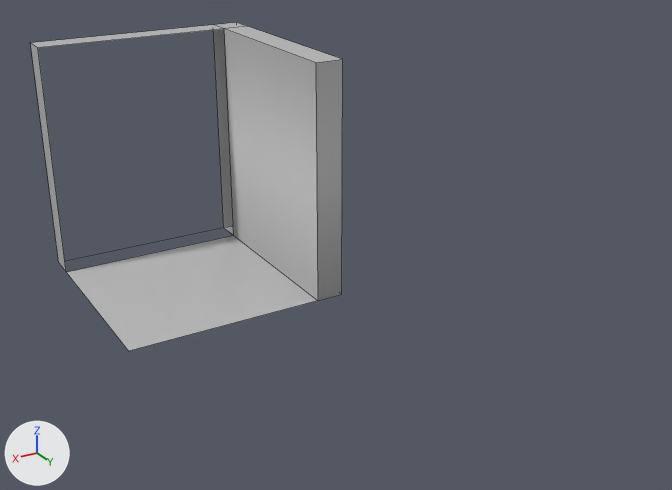
The FBX model GhostMunch/Assets/Meshes/Modular_Building/SM_Building_Wall_Corner_90_000.fbx as it was, and as the next commit left it.
Both versions are drawn from a camera (50 mm lens) standing at (5.69, 12.27, 7.45) and looking at (-1.51, 0.26, 1.45). Lighting does not change. The marker at lower left points along +X, +Y and +Z. Mesh edges are drawn as thin lines. Where no turn or scale is listed for an object, it has been applied to the vertices. Vertices at the same position are counted once.

Before the edit, the objects in view are built like this:
```python
me_mesh = bpy.data.meshes.new('Mesh')
me_mesh.from_pydata(...)  # 23 vertices, 19 faces; spans x 0.0..4.0, y 0.0..4.0, z 0.0..4.25
me_mesh.materials.append(mat_sm_wall90)  # grey #bcbcbc
ob_sm_wall90_000 = bpy.data.objects.new('SM_Wall90_000', me_mesh)
ob_sm_wall90_000.location = (-2.19, -4.65, 0.0)
```
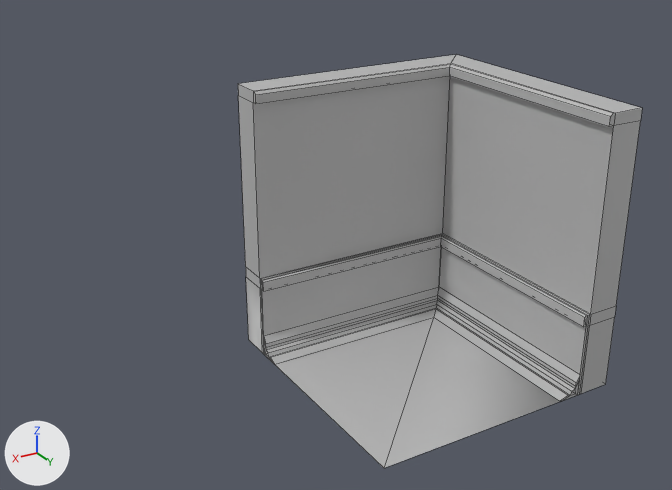
Location of each change, [x1, y1, x2, y2] in pixels of the pictures (672 x 490 px):
'SM_Wall90_000', reshaped, moved (29% wider, 25% taller): before [31, 22, 343, 351]; after [238, 55, 642, 468]
part 1 of me_mesh, added: after [264, 287, 580, 401]
part 2 of me_mesh, built on: before [31, 22, 343, 351]; after [238, 55, 642, 468]

What changed in the scene script:
```text
Add mat_wall_90_top:
    mat_wall_90_top = principled_material('Wall_90_Top')
    mat_wall_90_top.base_color = (0.5, 0.5, 0.5)  # grey #bcbcbc
    mat_wall_90_top.roughness = 0.33
Change me_mesh:
    used by ob_sm_wall90_000; location = (-2.19, -4.65, 0.0)
    remove me_mesh.from_pydata(...)  # 23 vertices, 19 faces; spans x 0.0..4.0, y 0.0..4.0, z 0.0..4.25
    add me_mesh.from_pydata(...)  # 111 vertices, 86 faces; spans x -4.0..0.0, y 0.0..4.0, z 0.0..4.25
    me_mesh part 1: a new loose piece of 34 vertices spanning x -3.43..0.0, y 0.57..4.0, z 0.0..0.34, in mat_sm_wall90 (grey #bcbcbc)
    me_mesh part 2
    18 vertices are removed from x 0.0..4.0, y 0.0..4.0, z 0.0..4.25
    19 faces are deleted
    67 vertices are added at x -4.0..0.0, y 0.0..4.0, z 0.0..4.25
    5 new vertices lie (0.0, 0.0, 2.76) away from vertices in x -4.0..0.0, y 0.0..4.0, z 1.32
    36 new faces join them, mat_sm_wall90 (grey #bcbcbc)
    22 new faces join them, mat_wall_90_top (grey #bcbcbc)
    add me_mesh.materials.append(mat_wall_90_top)  # grey #bcbcbc
Change ob_sm_wall90_000:
    ob_sm_wall90_000.location: (-2.19, -4.65, 0.0) -> (0.0, 0.0, 0.0)
```
